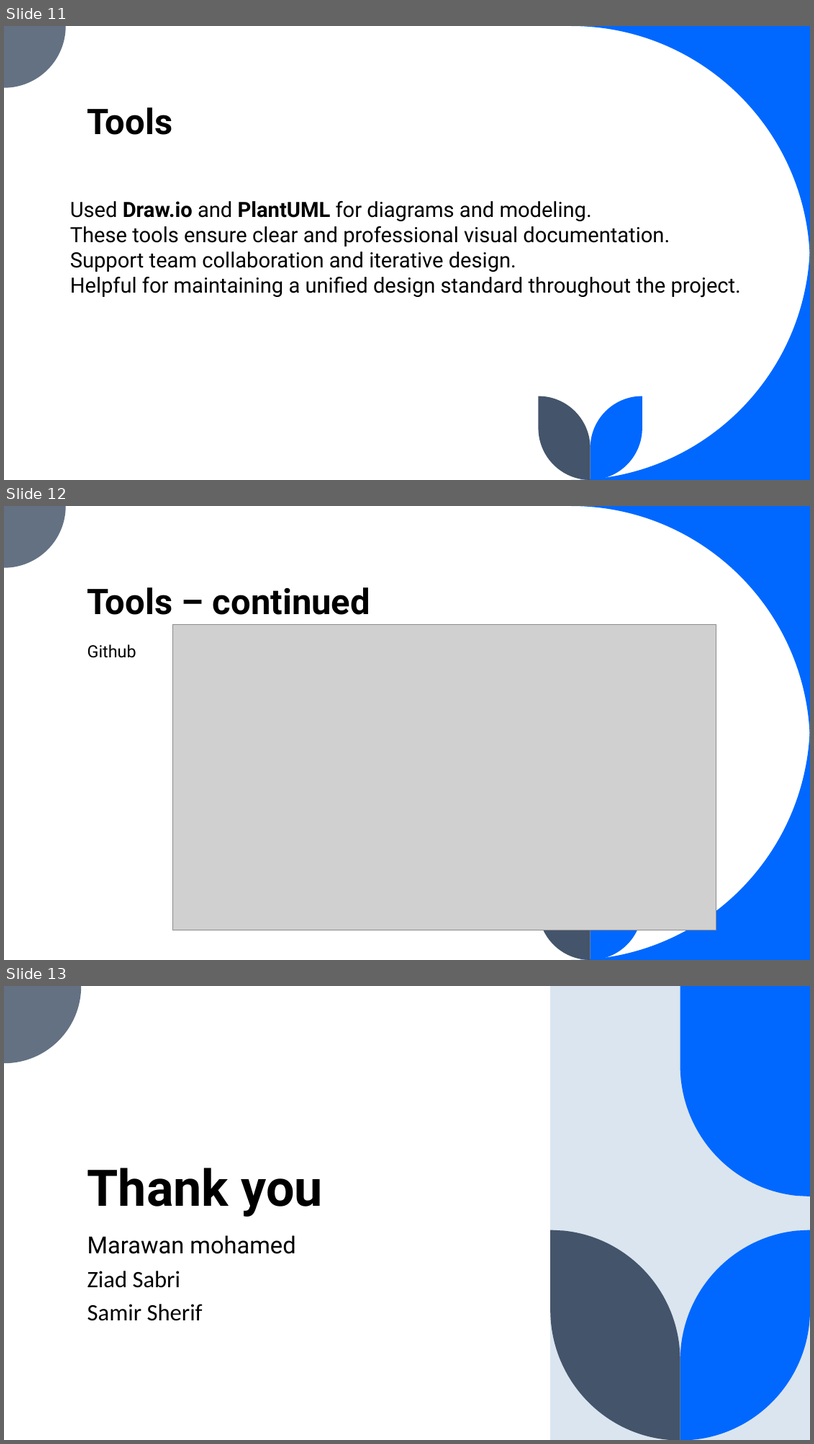
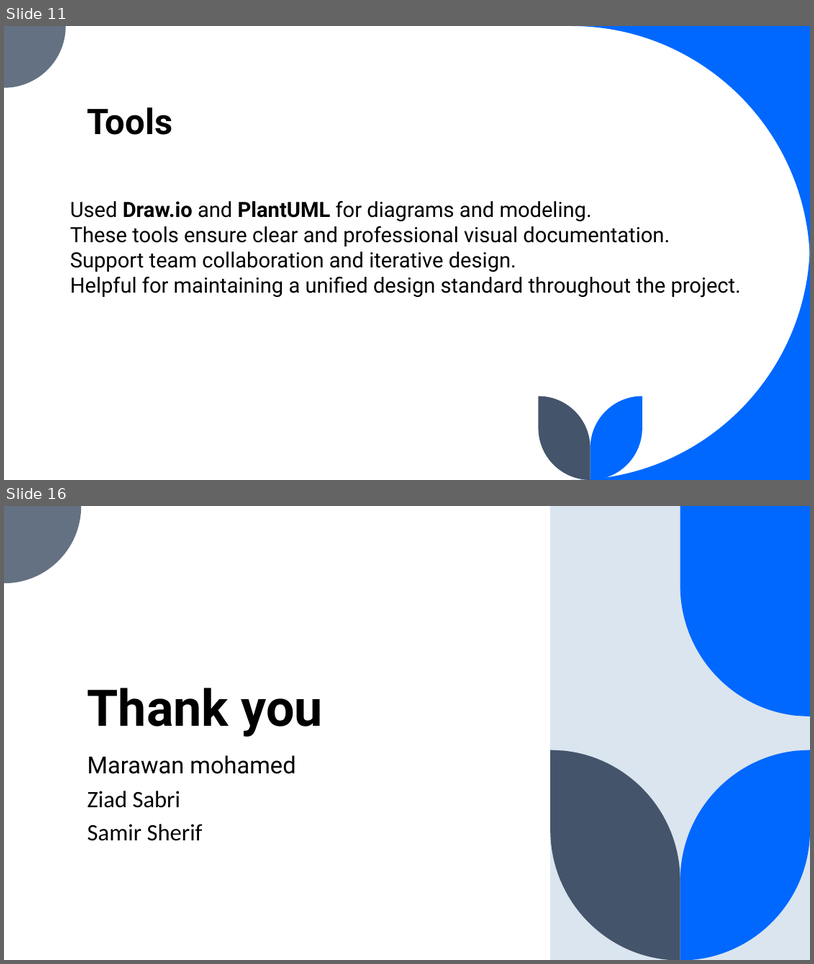
Before and after one commit to SamirSheriff/personal-Budgeting, a slide deck: SDS.pptx. Shown one above the other, each under a label of ours: slides 11, 12 and 13 before the commit, slides 11 and 16 after it; the slides between them are not shown. The pictures are 814x1444 and 814x964 pixels, drawn with LibreOffice and Linux fonts; fonts in the diff are those of the drawing; grey boxes stand for pictures. Boxes give left, top, right and bottom in pixels: in the first picture for what was removed or moved away, otherwise in the second. Text is boxed around its words. In the diff, an @@ line names an element or a change of style, - is before the commit and + after.

```diff
--- a/SDS.pptx
+++ b/SDS.pptx
@@ slide 12 removed at [4,506,810,960], background #FFFFFF; not listed: 5 template elements that a slide beside it also shows @@
@@ title removed at [88,587,370,615] @@
-Tools – continued
@@ picture removed at [172,625,716,930] @@
@@ text removed at [88,644,136,658] @@
-Github
@@ what was slide 13 is now slide 16 @@
```
Also in this commit, not shown: 3 slides changed, 4 slides added.
